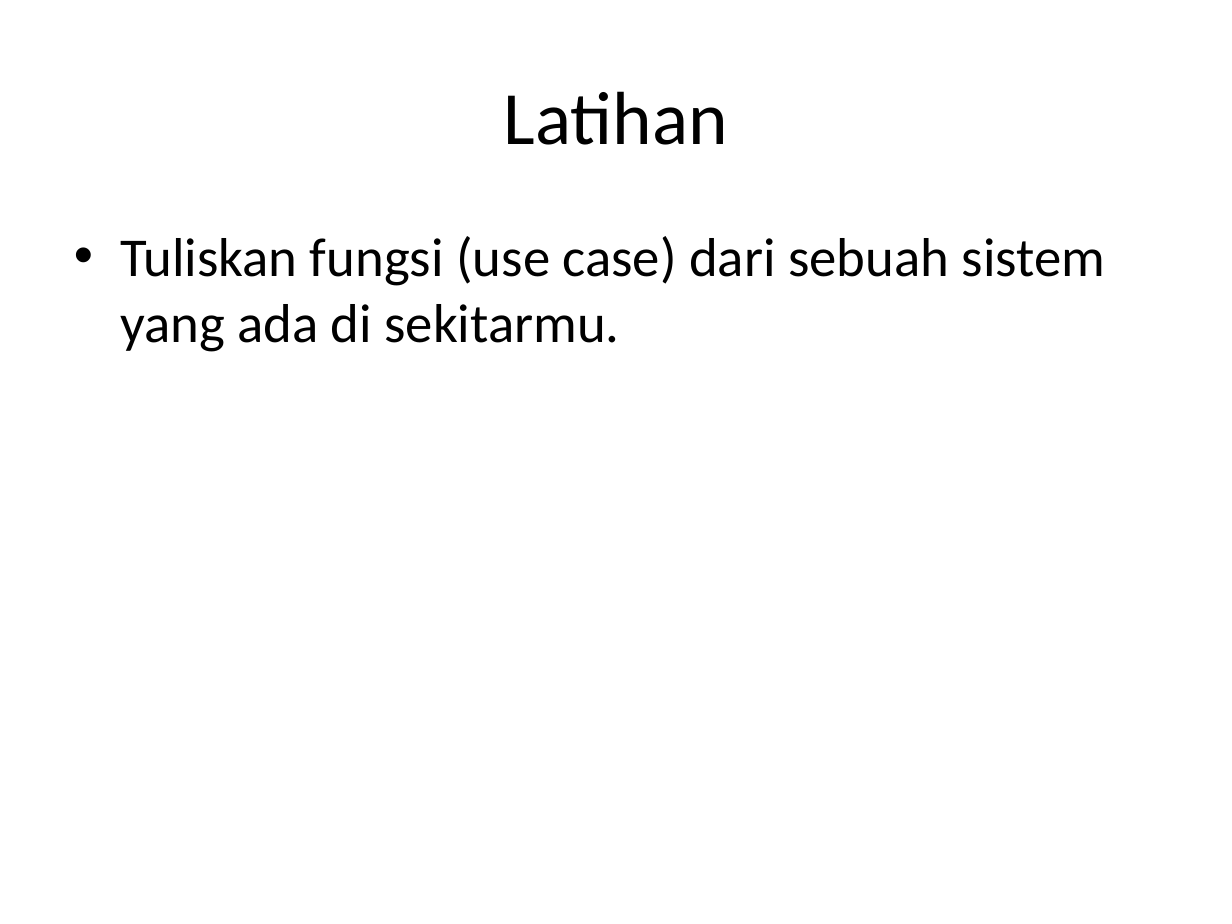
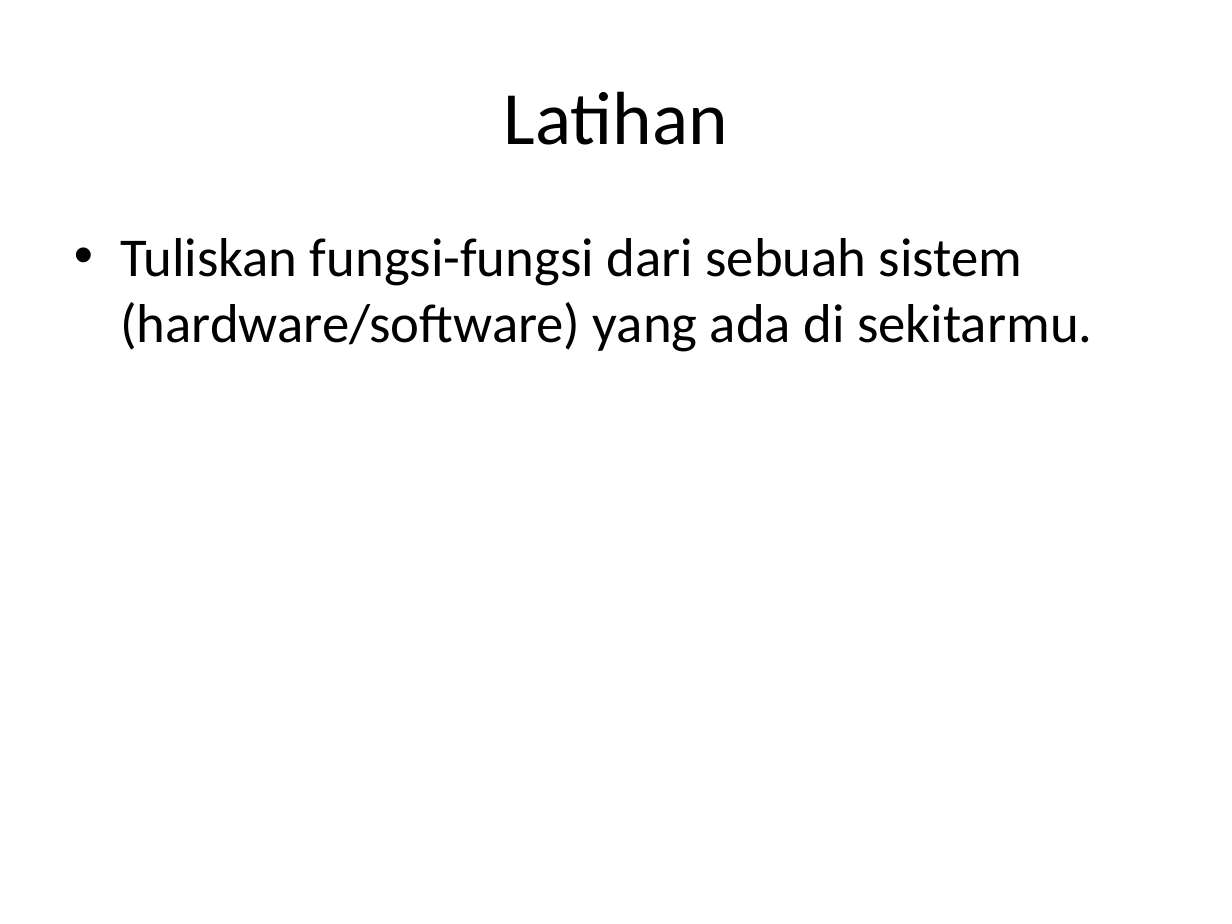
Before and after one commit to bernardvery/Gasal1516, a slide deck: slide 31 of APBO_dan_Desain-SI/2.Gambaran Umum UML.pptx. Drawn at 1232x924 pixels with LibreOffice and Linux fonts; fonts in the diff are those of the drawing. Boxes give left, top, right and bottom in pixels: in the first picture for what was removed or moved away, otherwise in the second. Text is boxed around its words. In the diff, an @@ line names an element or a change of style, - is before the commit and + after.

```diff
--- a/APBO_dan_Desain-SI/2.Gambaran Umum UML.pptx
+++ b/APBO_dan_Desain-SI/2.Gambaran Umum UML.pptx
@@ text at (120, 238, 1092, 352): text changed @@
-• Tuliskan fungsi (use case) dari sebuah sistem yang ada di sekitarmu.
+• Tuliskan fungsi-fungsi dari sebuah sistem (hardware/software) yang ada di sekitarmu.
```
Also in this commit, not shown: 7 other files.
